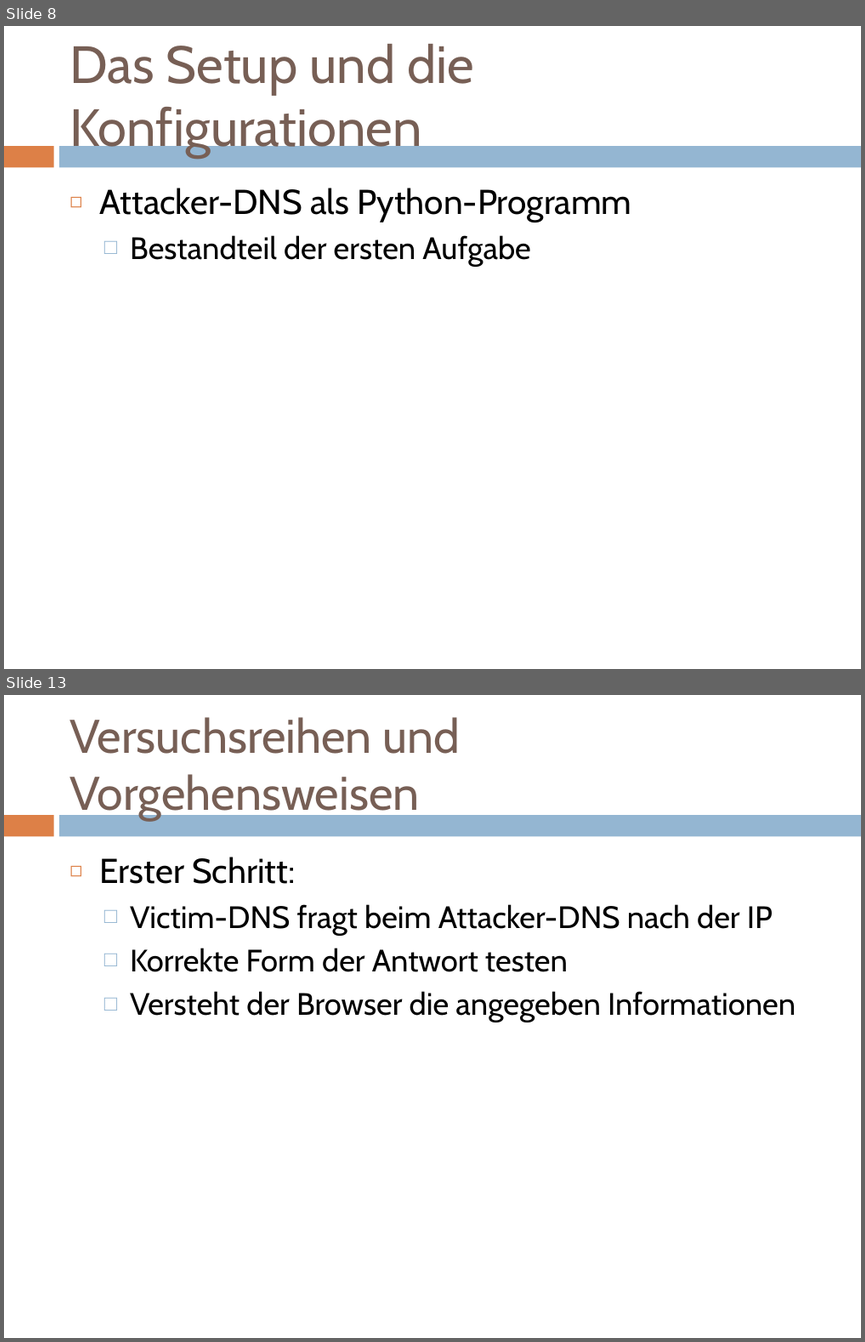
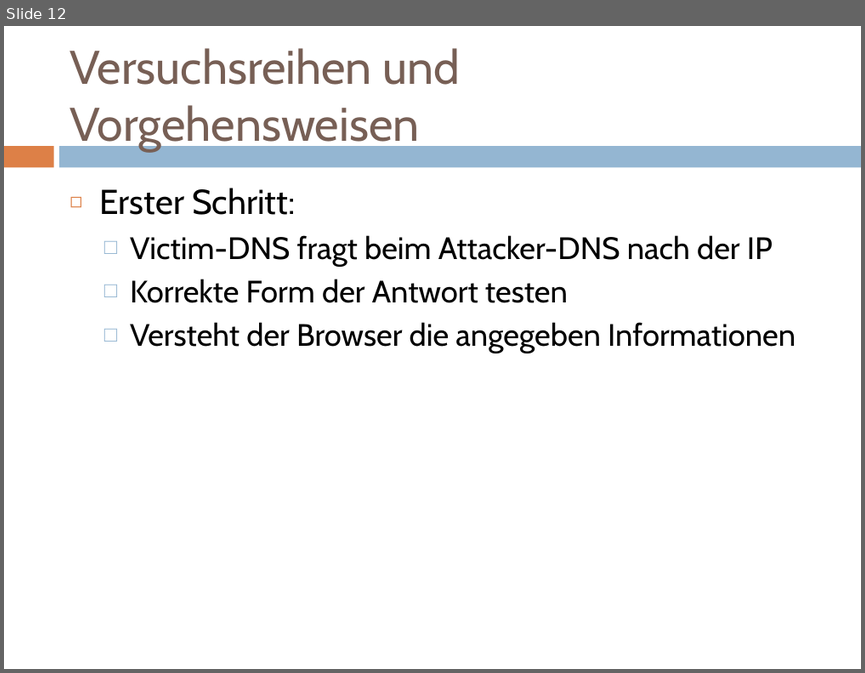
Before and after one commit to doctordebug/Hackerpraktikum, a slide deck: Präsentationen/PT3.pptx. Shown one above the other, each under a label of ours: slides 8 and 13 before the commit, slide 12 after it; the slides between them are not shown. The pictures are 865x1342 and 865x673 pixels, drawn with LibreOffice and Linux fonts; fonts in the diff are those of the drawing. Boxes give left, top, right and bottom in pixels: in the first picture for what was removed or moved away, otherwise in the second. Text is boxed around its words. In the diff, an @@ line names an element or a change of style, - is before the commit and + after.

```diff
--- a/Präsentationen/PT3.pptx
+++ b/Präsentationen/PT3.pptx
@@ slide 8 removed at (4, 26, 861, 669), background #FFFFFF; not listed: 2 template elements that a slide beside it also shows @@
@@ title removed at (69, 44, 474, 158) @@
-Das Setup und die Konfigurationen
@@ text removed at (100, 188, 631, 266) @@
-◻ Attacker-DNS als Python-Programm
-  □ Bestandteil der ersten Aufgabe
@@ what was slide 13 is now slide 12 @@
```
Also in this commit, not shown: 4 slides changed, 1 slide added, 1 other slide removed, 4 other files.
